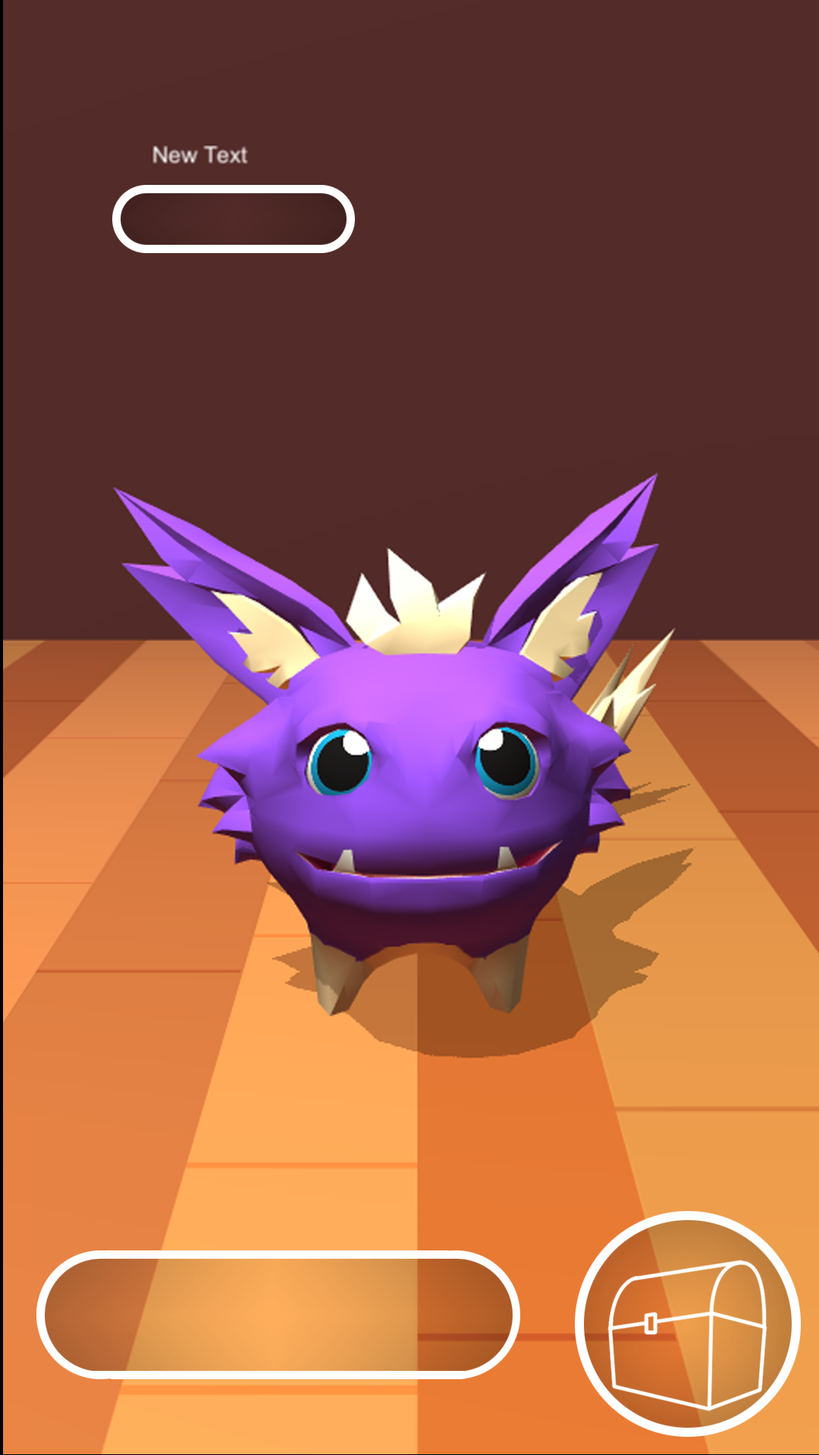
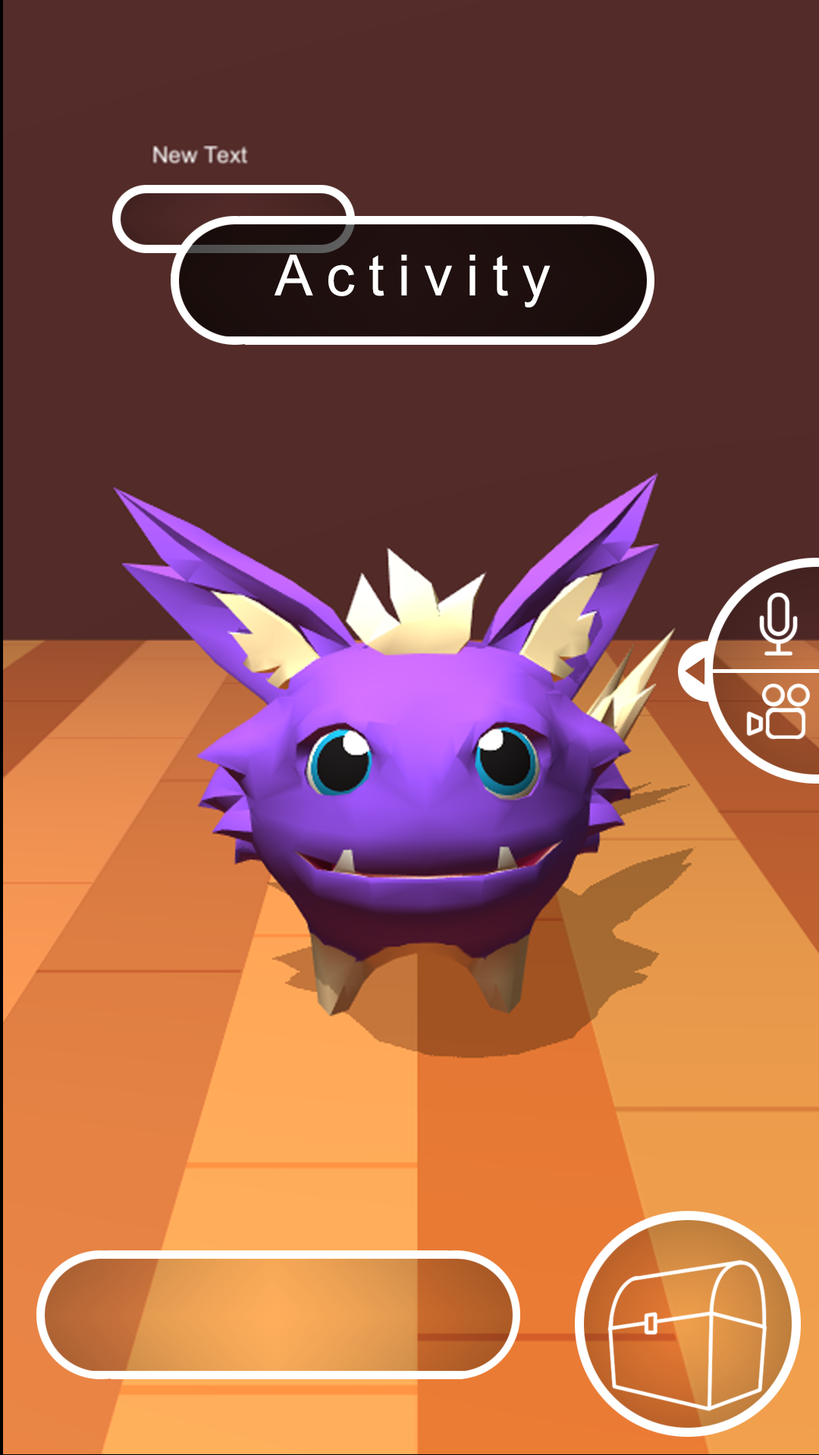
Revision of a layered 819x1455 image; what changed, layer by layer:
added layer "Activity" above "Ebene 33" over [274,254,551,308]
added layer "Ebene 33" (60%) above "Ebene 17 Kopie 2" over [178,224,647,337]
added layer "Ebene 17 Kopie 2" above "Gruppe 1" over [170,216,655,345]
added group "Gruppe 2" with 1 layers above "Ebene 17 Kopie" over [677,557,819,784]
added layer "Ebene 28" (2nd of 2, in "Gruppe 2") in group "Gruppe 2" over [677,557,819,784]
